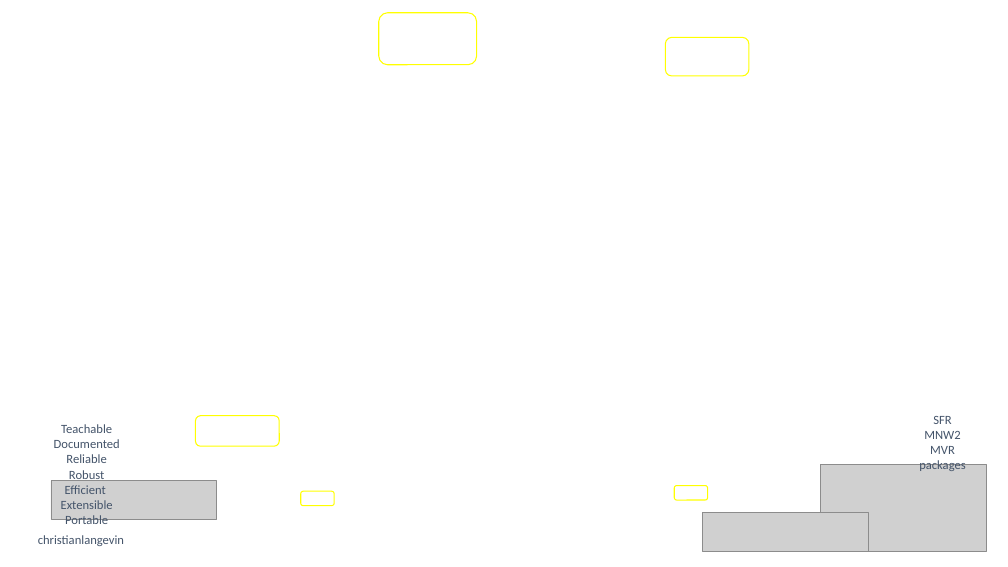
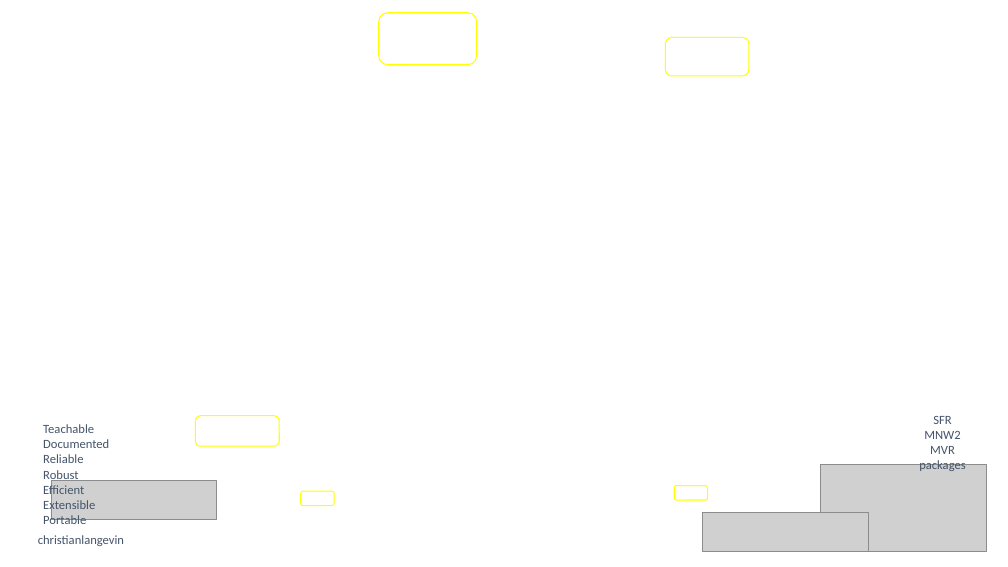
Before and after one commit to grossiRM/00_Betami, a slide deck: slide 6 of 01_Follow_up__activities.pptx. Drawn at 1008x567 pixels with LibreOffice and Linux fonts; fonts in the diff are those of the drawing; grey boxes stand for pictures; background and template pictures are left out. Boxes give left, top, right and bottom in pixels: in the first picture for what was removed or moved away, otherwise in the second. Text is boxed around its words. In the diff, an @@ line names an element or a change of style, - is before the commit and + after.

```diff
--- a/01_Follow_up__activities.pptx
+++ b/01_Follow_up__activities.pptx
@@ text "Teachable" at (x1=43, y1=424, x2=109, y2=527): alignment centre to left @@
```
Also in this commit, not shown: 57 other files.
